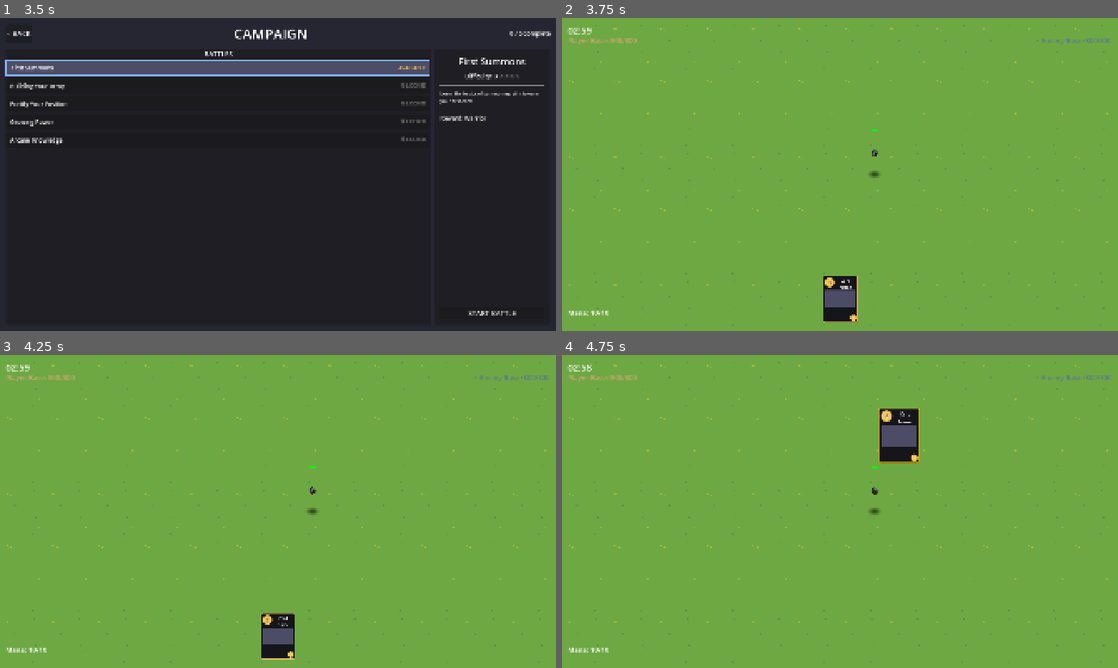
Above: before the commit, frames 1-4 (two rows, left to right).
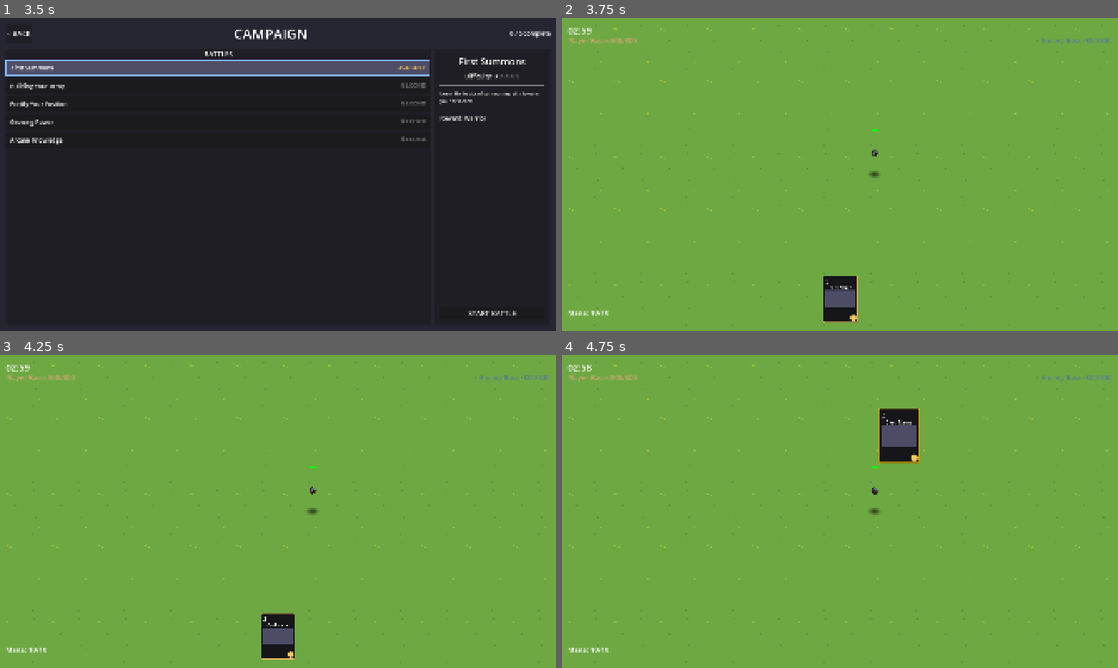
Above: after the commit, the same moments.

Repository: amari-charles/project-summoner
Game: Godot game, scene res://scenes/ui/main_menu.tscn
Same seed, same stepped clock (60 frames per second), same inputs: the game is played once before the commit and once after it.
Inputs (mouse positions are in pixels of both pictures, inside the frame that each line leads up to):
- Up to frame 1 (3.5 s): click "PLAY" at 0.5 s; click (161, 208) at 1.25 s; click (227, 208) at 2 s; click (216, 68) at 2.75 s
- Up to frame 2 (3.75 s): click "START BATTLE" at 3.5 s
- Up to frame 3 (4.25 s): no input
- Up to frame 4 (4.75 s): tap Enter at 4.25 s; drag from (840, 636) to (895, 442) at 4.27 s

Frame 1 is identical in both runs. In frame 2, less than 0.1% of the frame differs, in the area x 47-53%, y 82-87%; in frame 3, less than 0.1%; in frame 4, 0.1%, in the area x 57-63%, y 17-23%.

Commit message:
Redesign card layout: remove cost circles, add icon slots
Major visual changes:
- Remove circular cost background - cost now displays as plain text in top-left
- Remove "S"/"P" text labels - replaced with TextureRect icon slots in top-right
- Type icons currently hidden (TODO: add actual icon assets)

Changes across all card components:
- card_widget.tscn: Remove CostCircle Panel, move ManaCost to top-left, TypeIcon → TextureRect
- card_visual.tscn: Same layout changes for in-hand cards
- card_widget.gd: Remove cost_circle references, hide type_icon until assets added
- card_visual.gd: Remove cost_circle_radius export and styling
- hand_ui.gd: Remove cost_circle_radius configuration

Cleaner, more flexible design that's easier to adjust in scene editor.

🤖 Generated with [Claude Code](https://claude.com/claude-code)

Co-Authored-By: Claude <noreply@anthropic.com>

Diff:
--- a/scenes/ui/card_visual.tscn
+++ b/scenes/ui/card_visual.tscn
@@ -30,37 +30,42 @@
 grow_horizontal = 2
 grow_vertical = 2
 
-[node name="CostCircle" type="Panel" parent="."]
-custom_minimum_size = Vector2(32, 32)
+[node name="CostLabel" type="Label" parent="."]
 layout_mode = 0
-offset_left = 8.0
-offset_top = 8.0
-offset_right = 40.0
-offset_bottom = 40.0
-
-[node name="CostLabel" type="Label" parent="CostCircle"]
-layout_mode = 1
-anchors_preset = 15
-anchor_right = 1.0
-anchor_bottom = 1.0
-grow_horizontal = 2
-grow_vertical = 2
+offset_left = 6.0
+offset_top = 6.0
+offset_right = 26.0
+offset_bottom = 26.0
 theme_override_colors/font_color = Color(1, 1, 1, 1)
 theme_override_colors/font_outline_color = Color(0, 0, 0, 1)
 theme_override_constants/outline_size = 2
-theme_override_font_sizes/font_size = 18
+theme_override_font_sizes/font_size = 20
 text = "3"
 horizontal_alignment = 1
 vertical_alignment = 1
+
+[node name="TypeIcon" type="TextureRect" parent="."]
+custom_minimum_size = Vector2(20, 20)
+layout_mode = 1
+anchors_preset = 1
+anchor_left = 1.0
+anchor_right = 1.0
+offset_left = -26.0
+offset_top = 6.0
+offset_right = -6.0
+offset_bottom = 26.0
+grow_horizontal = 0
+expand_mode = 1
+stretch_mode = 5
 
 [node name="NameLabel" type="Label" parent="."]
 layout_mode = 1
 anchors_preset = 10
 anchor_right = 1.0
-offset_left = 45.0
-offset_top = 8.0
+offset_left = 8.0
+offset_top = 32.0
 offset_right = -8.0
-offset_bottom = 28.0
+offset_bottom = 52.0
 grow_horizontal = 2
 theme_override_colors/font_color = Color(0.94, 0.94, 0.94, 1)
 theme_override_colors/font_outline_color = Color(0, 0, 0, 1)
--- a/scenes/ui/card_widget.tscn
+++ b/scenes/ui/card_widget.tscn
@@ -9,40 +9,35 @@
 [node name="ContentContainer" type="Control" parent="."]
 layout_mode = 2
 
-[node name="CostCircle" type="Panel" parent="ContentContainer"]
-custom_minimum_size = Vector2(24, 24)
+[node name="ManaCost" type="Label" parent="ContentContainer"]
+unique_name_in_owner = true
 layout_mode = 0
-offset_left = 6.0
-offset_top = 6.0
-offset_right = 30.0
-offset_bottom = 30.0
-
-[node name="ManaCost" type="Label" parent="ContentContainer/CostCircle"]
-unique_name_in_owner = true
-layout_mode = 1
-anchors_preset = 15
-anchor_right = 1.0
-anchor_bottom = 1.0
-grow_horizontal = 2
-grow_vertical = 2
+offset_left = 4.0
+offset_top = 4.0
+offset_right = 20.0
+offset_bottom = 20.0
 theme_override_colors/font_color = Color(1, 1, 1, 1)
 theme_override_colors/font_outline_color = Color(0, 0, 0, 1)
 theme_override_constants/outline_size = 2
-theme_override_font_sizes/font_size = 14
+theme_override_font_sizes/font_size = 16
 text = "3"
 horizontal_alignment = 1
 vertical_alignment = 1
 
-[node name="TypeIcon" type="Label" parent="ContentContainer"]
+[node name="TypeIcon" type="TextureRect" parent="ContentContainer"]
 unique_name_in_owner = true
-layout_mode = 0
-offset_left = 35.0
-offset_top = 8.0
-offset_right = 48.0
-offset_bottom = 23.0
-theme_override_font_sizes/font_size = 11
-text = "S"
-horizontal_alignment = 1
+custom_minimum_size = Vector2(16, 16)
+layout_mode = 1
+anchors_preset = 1
+anchor_left = 1.0
+anchor_right = 1.0
+offset_left = -20.0
+offset_top = 4.0
+offset_right = -4.0
+offset_bottom = 20.0
+grow_horizontal = 0
+expand_mode = 1
+stretch_mode = 5
 
 [node name="CardName" type="Label" parent="ContentContainer"]
 unique_name_in_owner = true
--- a/scripts/ui/card_visual.gd
+++ b/scripts/ui/card_visual.gd
@@ -24,10 +24,9 @@
 @export var border_width: int = 3
 @export var corner_radius: int = 8
 
-## Cost circle
-@export_group("Cost Circle")
-@export var cost_circle_radius: int = 20
-@export var cost_font_size: int = 18
+## Cost label
+@export_group("Cost Label")
+@export var cost_font_size: int = 20
 
 ## Card name
 @export_group("Card Name")
@@ -48,8 +47,8 @@
 
 @onready var border_panel: Panel = $BorderPanel
 @onready var background_panel: Panel = $BackgroundPanel
-@onready var cost_circle: Panel = $CostCircle
-@onready var cost_label: Label = $CostCircle/CostLabel
+@onready var cost_label: Label = $CostLabel
+@onready var type_icon: TextureRect = $TypeIcon
 @onready var name_label: Label = $NameLabel
 @onready var art_container: Control = $ArtContainer
 @onready var art_texture: TextureRect = $ArtContainer/ArtTexture
@@ -117,15 +116,6 @@
 		bg_style.anti_aliasing = true
 		bg_style.anti_aliasing_size = 1
 		background_panel.add_theme_stylebox_override("panel", bg_style)
-
-	# Apply cost circle styling
-	if cost_circle:
-		var circle_style = StyleBoxFlat.new()
-		circle_style.bg_color = element_color
-		circle_style.set_corner_radius_all(cost_circle_radius)
-		circle_style.anti_aliasing = true
-		circle_style.anti_aliasing_size = 1
-		cost_circle.add_theme_stylebox_override("panel", circle_style)
 
 	# Apply cost label font size
 	if cost_label:
--- a/scripts/ui/card_widget.gd
+++ b/scripts/ui/card_widget.gd
@@ -15,7 +15,6 @@
 @export_group("Layout")
 @export var border_width: int = 3
 @export var corner_radius: int = 6
-@export var cost_circle_radius: int = 16
 @export var element_badge_radius: int = 9
 
 ## Card data
@@ -28,8 +27,7 @@
 const HOLD_DURATION = 0.5  # seconds
 
 ## Node references
-@onready var cost_circle: Panel = $ContentContainer/CostCircle
-@onready var type_icon: Label = %TypeIcon
+@onready var type_icon: TextureRect = %TypeIcon
 @onready var mana_cost: Label = %ManaCost
 @onready var card_name: Label = %CardName
 @onready var art_placeholder: ColorRect = $ContentContainer/ArtContainer/ArtPlaceholder
@@ -84,9 +82,12 @@
 	# Set mana cost
 	mana_cost.text = str(catalog_data.get("mana_cost", 0))
 
-	# Set type icon (S=Summon, P=sPell)
+	# Set type icon (TODO: Add actual icon assets)
 	var card_type = catalog_data.get("card_type", 0)
-	type_icon.text = "S" if card_type == 0 else "P"
+	# For now, hide type icon until we have actual icon assets
+	if type_icon:
+		type_icon.visible = false
+		# type_icon.texture = load("res://assets/icons/summon.png") if card_type == 0 else load("res://assets/icons/spell.png")
 
 	# Update element border
 	_update_theme()
@@ -111,15 +112,6 @@
 	style.anti_aliasing_size = 1
 
 	add_theme_stylebox_override("panel", style)
-
-	# Style the cost circle with element color
-	if cost_circle:
-		var circle_style = StyleBoxFlat.new()
-		circle_style.bg_color = element_color
-		circle_style.set_corner_radius_all(cost_circle_radius)
-		circle_style.anti_aliasing = true
-		circle_style.anti_aliasing_size = 1
-		cost_circle.add_theme_stylebox_override("panel", circle_style)
 
 	# Color the art placeholder with darkened element color
 	if art_placeholder:
--- a/scripts/ui/hand_ui.gd
+++ b/scripts/ui/hand_ui.gd
@@ -462,8 +462,7 @@
 	card_visual.custom_minimum_size = Vector2(CARD_WIDTH, CARD_HEIGHT)
 	card_visual.border_width = 3
 	card_visual.corner_radius = 8
-	card_visual.cost_circle_radius = 16
-	card_visual.cost_font_size = 18
+	card_visual.cost_font_size = 20
 	card_visual.name_font_size = 14
 	card_visual.show_description = false
 	card_visual.mouse_filter = Control.MOUSE_FILTER_IGNORE
Not shown: 1 places in scenes/ui/card_widget.tscn that only renumber resources
